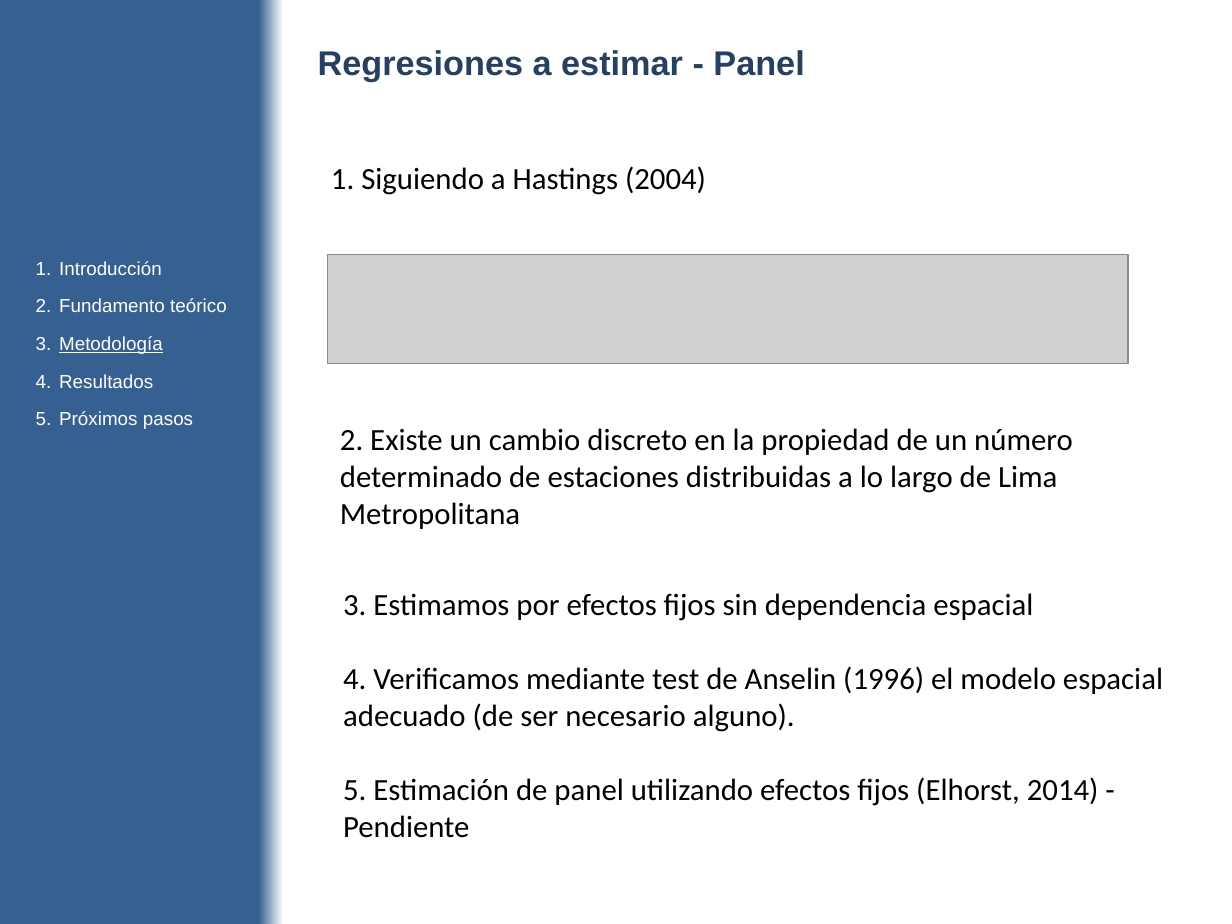
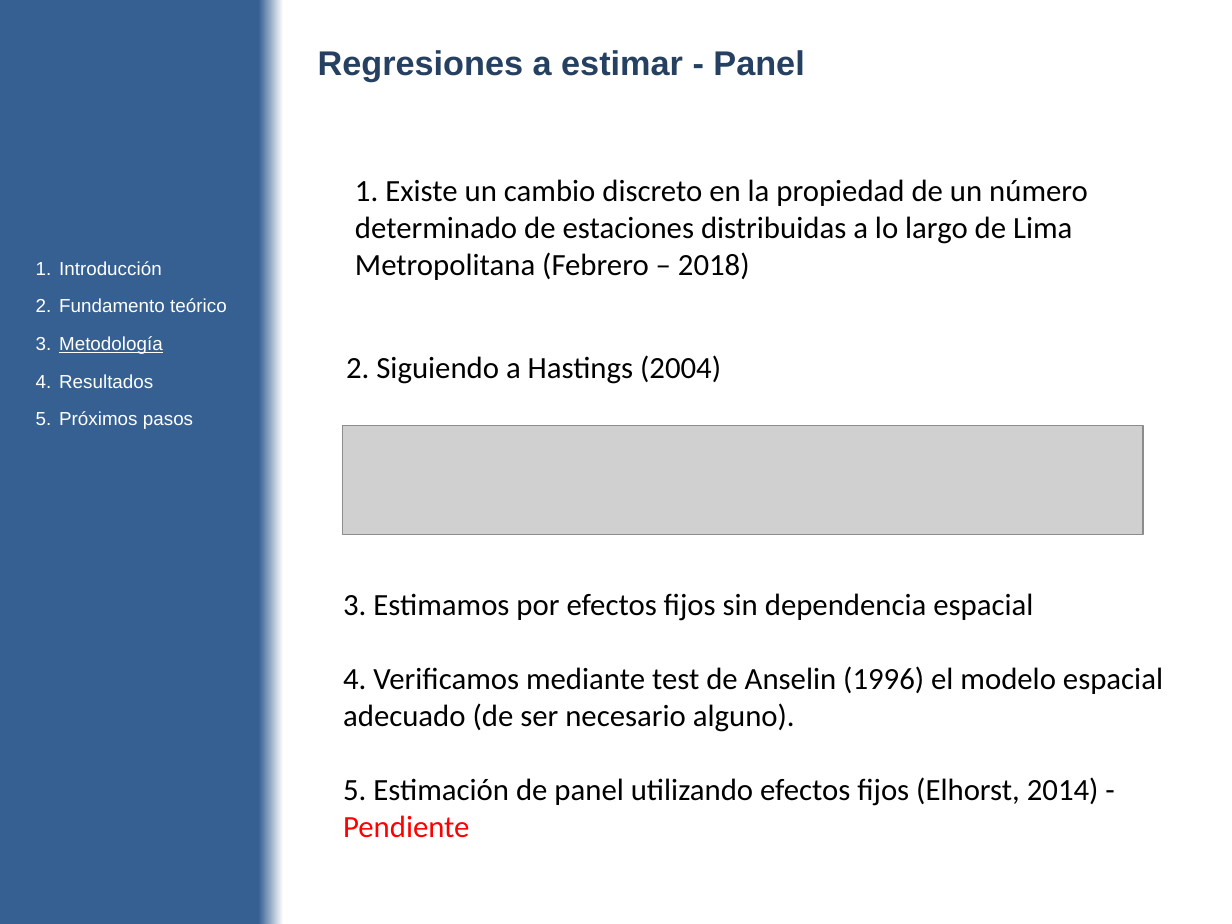
Before and after one commit to diegouriarte/masther-thesis, a slide deck: slide 22 of doc/avance-parcial.pptx. Drawn at 1232x924 pixels with LibreOffice and Linux fonts; fonts in the diff are those of the drawing; grey boxes stand for pictures. Boxes give left, top, right and bottom in pixels: in the first picture for what was removed or moved away, otherwise in the second. Text is boxed around its words. In the diff, an @@ line names an element or a change of style, - is before the commit and + after.

```diff
--- a/doc/avance-parcial.pptx
+++ b/doc/avance-parcial.pptx
@@ text at box(355, 179, 1088, 280): text changed @@
-2. Existe un cambio discreto en la propiedad de un número determinado de estaciones distribuidas a lo largo de Lima Metropolitana
+1. Existe un cambio discreto en la propiedad de un número determinado de estaciones distribuidas a lo largo de Lima Metropolitana (Febrero – 2018)
@@ text at box(346, 355, 721, 384): text changed @@
-1. Siguiendo a Hastings (2004)
+2. Siguiendo a Hastings (2004)
@@ picture: place and size @@
-picture at box(328, 255, 1129, 363)
+picture at box(342, 425, 1143, 533)
@@ text at box(343, 777, 1099, 838): text colour #000000 to #FF0000 in "Pendiente" @@
```
Also in this commit, not shown: 9 other slides changed, 2 other files.
